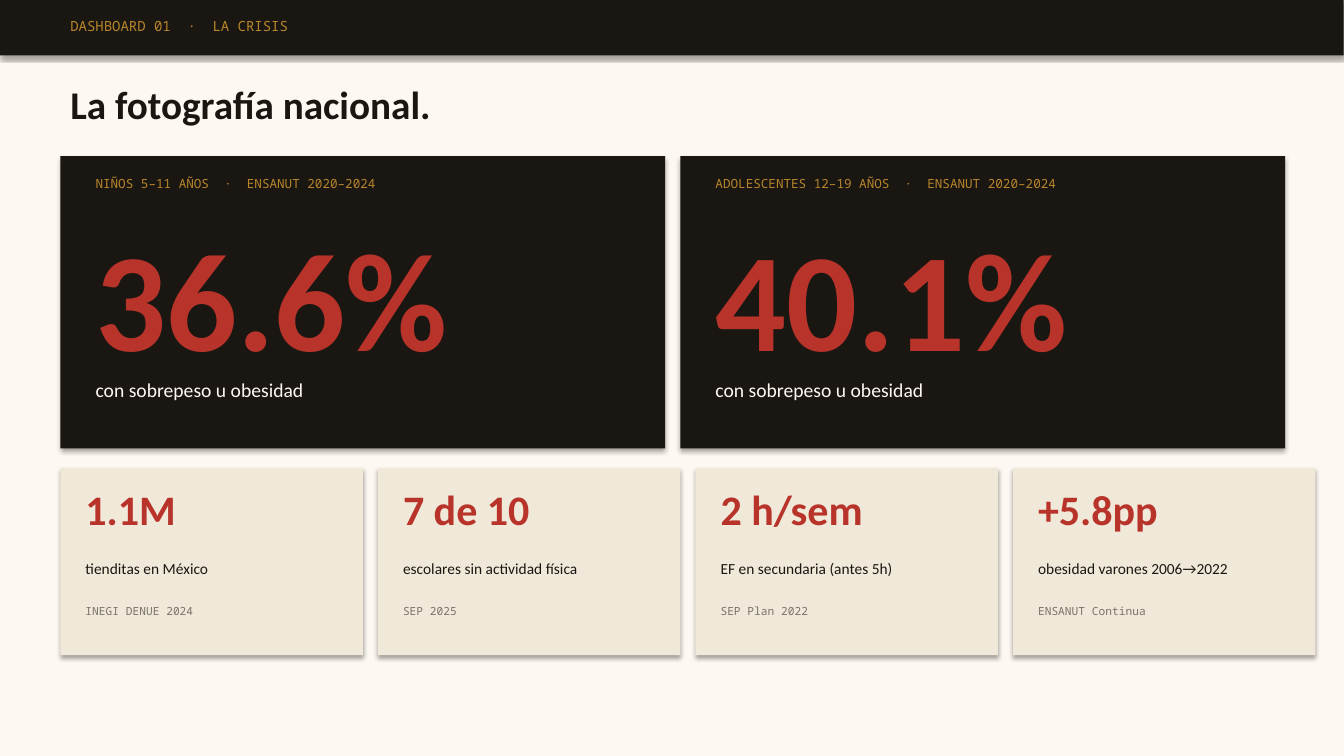
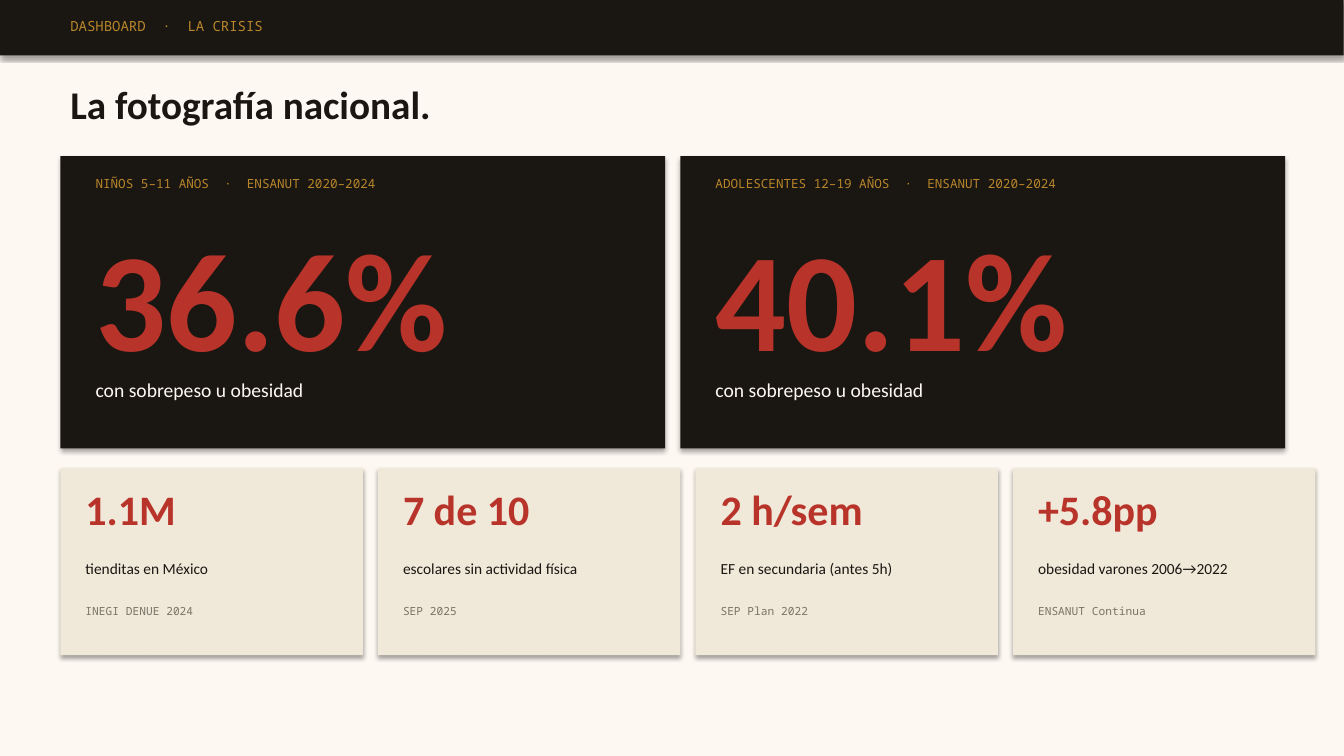
Before and after one commit to torrescarlos021/mit-liftlab-2026, a slide deck: slide 3 of mit-liftlab-2026/MIT_LiftLab_2026_Storytelling.pptx. Drawn at 1344x756 pixels with LibreOffice and Linux fonts; fonts in the diff are those of the drawing. Boxes give left, top, right and bottom in pixels: in the first picture for what was removed or moved away, otherwise in the second. Text is boxed around its words. In the diff, an @@ line names an element or a change of style, - is before the commit and + after.

```diff
--- a/mit-liftlab-2026/MIT_LiftLab_2026_Storytelling.pptx
+++ b/mit-liftlab-2026/MIT_LiftLab_2026_Storytelling.pptx
@@ text at (x1=70, y1=21, x2=263, y2=31): text changed @@
-DASHBOARD 01 · LA CRISIS
+DASHBOARD · LA CRISIS
```
Also in this commit, not shown: 6 other slides changed, 3 slides added, 3 slides removed, 1 other file.
